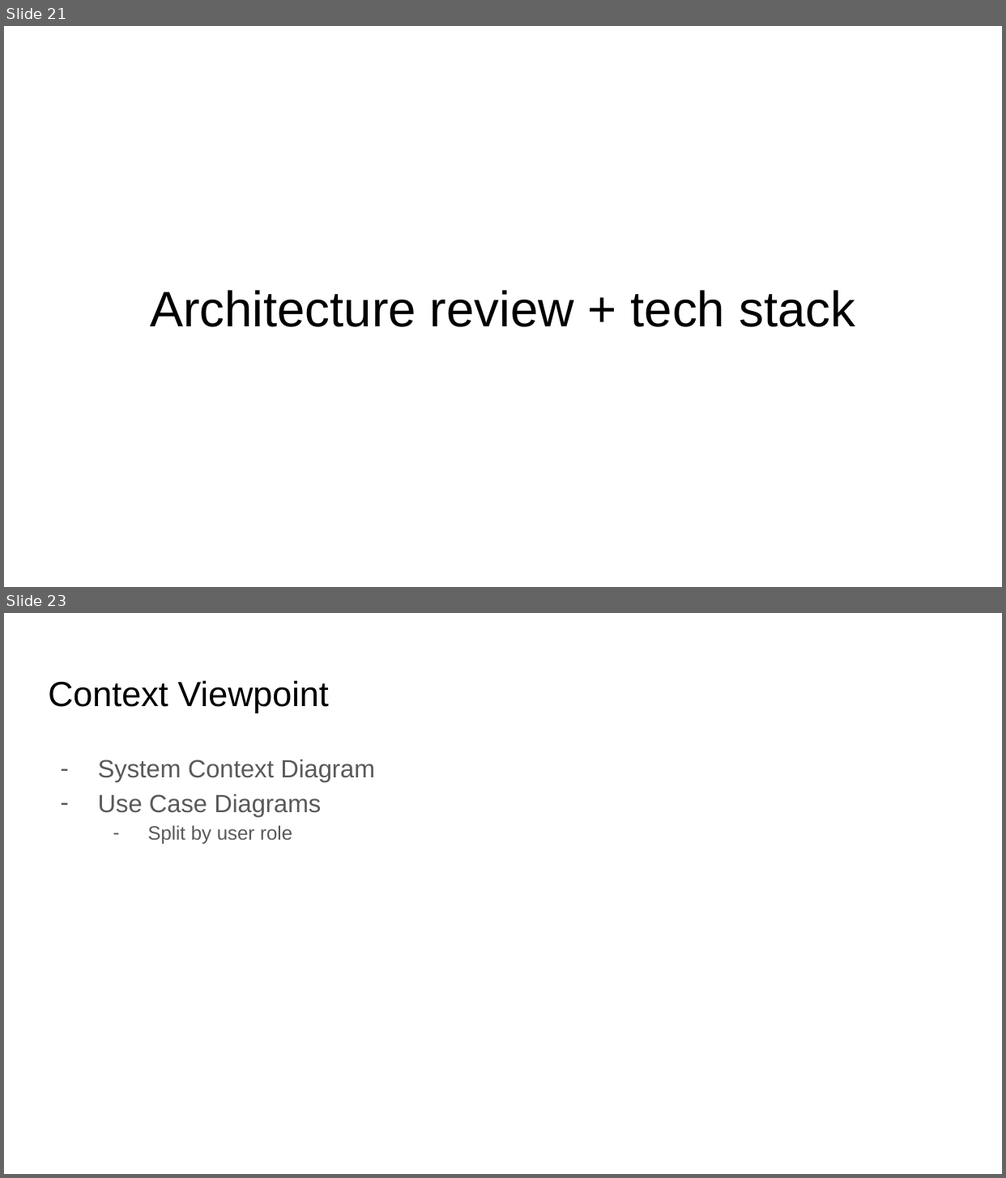
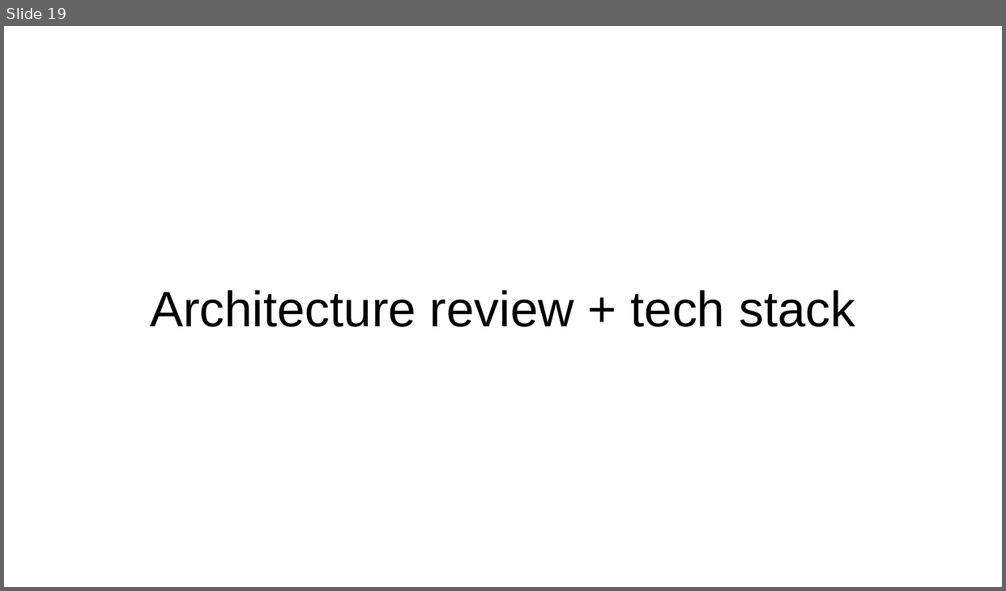
Before and after one commit to SOEN-390-Mini-Cap/CovidTracker, a slide deck: docs/Sprint 5 report/Sprint 5 presentation.pptx. Shown one above the other, each under a label of ours: slides 21 and 23 before the commit, slide 19 after it; the slides between them are not shown. The pictures are 1006x1178 and 1006x591 pixels, drawn with LibreOffice and Linux fonts; fonts in the diff are those of the drawing. Boxes give left, top, right and bottom in pixels: in the first picture for what was removed or moved away, otherwise in the second. Text is boxed around its words. In the diff, an @@ line names an element or a change of style, - is before the commit and + after.

```diff
--- a/docs/Sprint 5 report/Sprint 5 presentation.pptx
+++ b/docs/Sprint 5 report/Sprint 5 presentation.pptx
@@ slide 23 removed at [4, 613, 1002, 1174], background #FFFFFF @@
@@ title removed at [48, 680, 329, 713] @@
-Context Viewpoint
@@ text removed at [98, 759, 375, 844] @@
-– System Context Diagram
-– Use Case Diagrams
-  – Split by user role
@@ what was slide 21 is now slide 19 @@
```
Also in this commit, not shown: 12 slides changed, 9 other slides removed.
